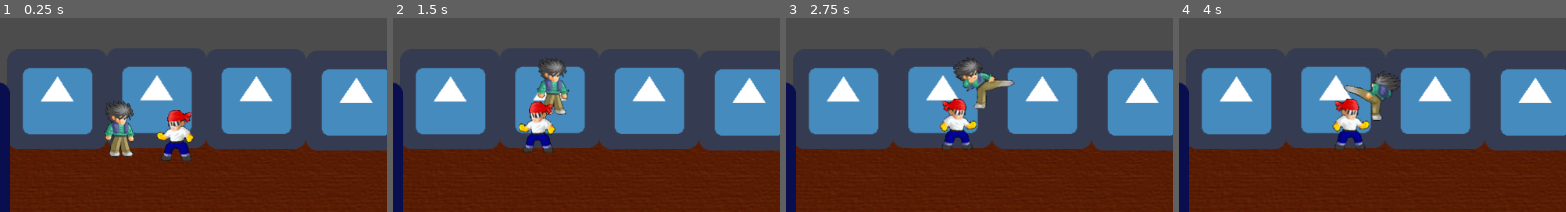
Above: before the commit, frames 1-4 (left to right).
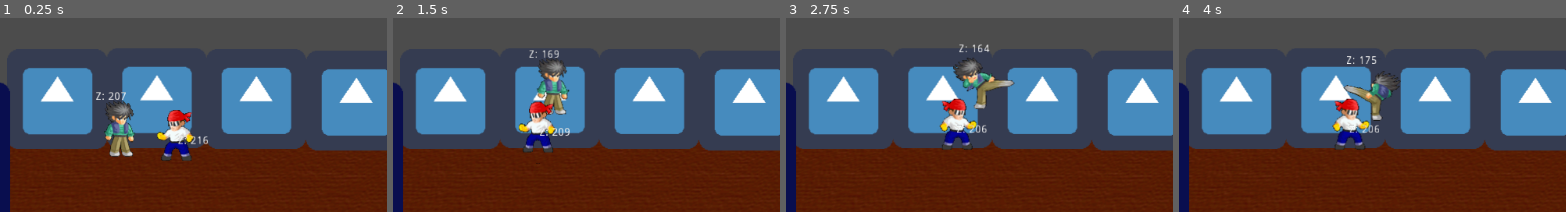
Above: after the commit, the same moments.

Repository: Anatolij-Grigorjev/Godot32dBeatemUpTest
Game: Godot game, scene res://stages/test/test_stage.tscn
Two runs of this game, one before a commit and one after it. Both use one fixed random seed, a clock stepped at 60 frames per second and the inputs below. The project has no main scene, so this scene is started directly. The engine's default icon, where the game draws it, is replaced by a stand-in: a white triangle on a blue panel in a dark square.
Inputs:
- Up to frame 1 (0.25 s): no input
- Up to frame 2 (1.5 s): hold D (move_right) 0.53-1.28 s; tap , (attack1) at 0.6 s; tap Space (jump) at 0.77, 0.8, 1.07, 1.35 s; hold S (move_down) from 1.28 s (still down)
- Up to frame 3 (2.75 s): tap Space (jump) at 1.52, 1.82, 2.3 s; tap , (attack1) at 1.55, 2.1 s; release S (move_down) at 2.03 s; hold D (move_right) from 2.03 s (still down)
- Up to frame 4 (4 s): release D (move_right) at 2.78 s; hold W (move_up) 2.78-3.53 s; tap ' (attack2) at 2.85 s; tap Space (jump) at 3.02, 3.32, 3.77, 3.8 s; tap , (attack1) at 3.05, 3.6 s; hold A (move_left) from 3.53 s (still down)
The pictures show only the part of the screen within x 0-50%, y 31-81%; the shares and areas given below are measured in that part.

The runs differ from the first frame. In frame 1, 0.3% of the frame differs, in the area x 24-54%, y 38-66%; in frame 2, 0.3%, in the area x 35-46%, y 16-61%; in frame 3, 0.3%; in frame 4, 0.3%.

Commit message:
add z labelling and debug partially hit connect algorithm

Diff:
--- a/game/characters/bandit/bandit.tscn
+++ b/game/characters/bandit/bandit.tscn
@@ -1,7 +1,8 @@
-[gd_scene load_steps=4 format=2]
+[gd_scene load_steps=5 format=2]
 
 [ext_resource path="res://characters/ai_follow_char_move.gd" type="Script" id=1]
 [ext_resource path="res://characters/bandit/bandit_0.png" type="Texture" id=2]
+[ext_resource path="res://characters/character_z_label.gd" type="Script" id=3]
 
 [sub_resource type="CapsuleShape2D" id=1]
 
@@ -33,3 +34,22 @@
 [node name="body" type="CollisionShape2D" parent="." index="1"]
 
 shape = SubResource( 1 )
+
+[node name="z_label" type="Label" parent="." index="2"]
+
+anchor_left = 0.0
+anchor_top = 0.0
+anchor_right = 0.0
+anchor_bottom = 0.0
+margin_right = 40.0
+margin_bottom = 14.0
+rect_pivot_offset = Vector2( 0, 0 )
+rect_clip_content = false
+mouse_filter = 2
+mouse_default_cursor_shape = 0
+size_flags_horizontal = 1
+size_flags_vertical = 4
+percent_visible = 1.0
+lines_skipped = 0
+max_lines_visible = -1
+script = ExtResource( 3 )
--- a/game/characters/char_move.gd
+++ b/game/characters/char_move.gd
@@ -37,7 +37,7 @@
 func finish_jump():
 	current_jump_ascend_time = 0
 	is_jumping = false
-	position.y = last_prejump_y
+	global_position.y = last_prejump_y
 	F.swap_layer_bit(self, air_layer, ground_layer)
 
 
@@ -47,7 +47,7 @@
 	is_jumping = true
 	is_ascending = true
 	F.swap_layer_bit(self, ground_layer, air_layer)
-	last_prejump_y = position.y
+	last_prejump_y = global_position.y
 
 func adjust_velocity_siding():
 	if (velocity.x < -siding_change_speed):
@@ -60,13 +60,13 @@
 	adjust_velocity_siding()
 	if (is_jumping):
 		#finish jump
-		if (position.y >= last_prejump_y):
+		if (global_position.y >= last_prejump_y):
 			finish_jump()
 		else:
 			if (is_ascending):
 				current_jump_ascend_time -= delta
 				if (current_jump_ascend_time <= 0 or
-					last_prejump_y - position.y >= peak_jump_height):
+					last_prejump_y - global_position.y >= peak_jump_height):
 					is_ascending = false
 			velocity.y += jump_strength if is_ascending else C.GRAVITY
 	else:
--- /dev/null
+++ b/game/characters/character_z_label.gd
@@ -0,0 +1,19 @@
+extends Label
+
+var char_root
+var current_z = 0
+
+func _ready():
+	char_root = self.get_parent()
+	current_z = F.y2z(char_root.global_position.y)
+	update_text()
+
+
+func update_text():
+	text = "Z: %s" % current_z
+
+func _physics_process(delta):
+	var z = F.y2z(char_root.global_position.y)
+	if z != current_z:
+		current_z = z
+		update_text()
--- a/game/characters/dennis/chain_moves/chain_move_a1_2.gd
+++ b/game/characters/dennis/chain_moves/chain_move_a1_2.gd
@@ -8,3 +8,10 @@
 	during_hitbox_timer = $duration_hitbox
 	hitbox_active_from_sec = 0.3
 	hitbox_active_time_sec = 0.6
+	hitbox_rect_size = Vector2(54, 40)
+	hitbox_rect_offset = Vector2(-1, -11)
+	z_radius = 15
+
+func perform_enemy_hit(enemy_node):
+	print("attack1_2 hit %s" % enemy_node)
+	pass
--- a/game/characters/dennis/chain_moves/chain_move_a1_2.tscn
+++ b/game/characters/dennis/chain_moves/chain_move_a1_2.tscn
@@ -36,3 +36,23 @@
 wait_time = 1.0
 one_shot = false
 autostart = false
+
+[node name="ColorRect" type="ColorRect" parent="." index="4"]
+
+visible = false
+anchor_left = 0.0
+anchor_top = 0.0
+anchor_right = 0.0
+anchor_bottom = 0.0
+margin_left = -1.0
+margin_top = -11.0
+margin_right = 53.0
+margin_bottom = 29.0
+rect_pivot_offset = Vector2( 0, 0 )
+rect_clip_content = false
+mouse_filter = 0
+mouse_default_cursor_shape = 0
+size_flags_horizontal = 1
+size_flags_vertical = 1
+color = Color( 1, 1, 1, 0.27 )
+_sections_unfolded = [ "Rect" ]
--- a/game/characters/dennis/dennis.tscn
+++ b/game/characters/dennis/dennis.tscn
@@ -1,8 +1,9 @@
-[gd_scene load_steps=9 format=2]
+[gd_scene load_steps=10 format=2]
 
 [ext_resource path="res://characters/controlled_char_move.gd" type="Script" id=1]
 [ext_resource path="res://characters/dennis/dennis_0.png" type="Texture" id=2]
 [ext_resource path="res://characters/dennis/chain_moves/chain_move_a1_1.tscn" type="PackedScene" id=3]
+[ext_resource path="res://characters/character_z_label.gd" type="Script" id=4]
 
 [sub_resource type="CapsuleShape2D" id=2]
 
@@ -131,3 +132,29 @@
 blend_times = [  ]
 
 [node name="dennis_cmr_a1_1" parent="." index="3" instance=ExtResource( 3 )]
+
+[node name="z_label" type="Label" parent="." index="4"]
+
+anchor_left = 0.0
+anchor_top = 0.0
+anchor_right = 0.0
+anchor_bottom = 0.0
+margin_left = -33.0
+margin_top = -44.0
+margin_right = 7.0
+margin_bottom = -30.0
+rect_pivot_offset = Vector2( 0, 0 )
+rect_clip_content = false
+mouse_filter = 2
+mouse_default_cursor_shape = 0
+size_flags_horizontal = 1
+size_flags_vertical = 4
+text = "z: 500"
+align = 1
+valign = 1
+uppercase = true
+percent_visible = 1.0
+lines_skipped = 0
+max_lines_visible = -1
+script = ExtResource( 4 )
+_sections_unfolded = [ "Rect", "custom_colors" ]
--- a/game/characters/hitbox_abstract_chain_move.gd
+++ b/game/characters/hitbox_abstract_chain_move.gd
@@ -77,6 +77,7 @@
 					self.global_position + hitbox_rect_offset,
 					hitbox_rect_size
 				)
+
 				if (actual_hit_rect.has_point(enemy.global_position)):
 					perform_enemy_hit(enemy)
 
--- a/game/globals/global_functions.gd
+++ b/game/globals/global_functions.gd
@@ -18,7 +18,7 @@
 #get character position z coordinate, respecting jump
 #z depends on air/ground and coefficient
 func char_actual_z(char_node):
-	var char_position = char_node.position
+	var char_position = char_node.global_position
 	#take current y if character is on the ground
 	#if they jump y depends on where they jumped from
 	var z = y2z(
